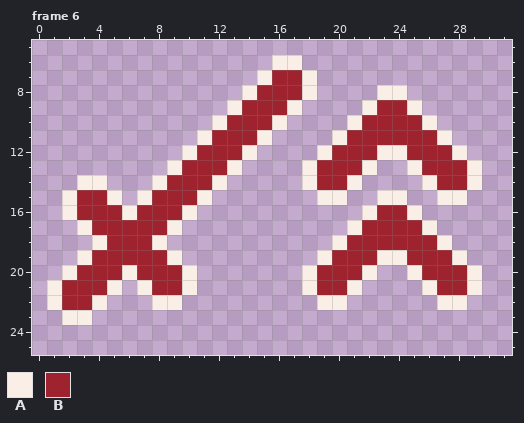
Pixel-art file, stored at Assets/EnemyAttack/Intentions Sprites/Intentions.aseprite. Above: the version before the commit.
32x32 pixels, 10 frames. Shown: frame 6: x 0..31, y 5..25. The commit also changed other frames, which this record leaves out.
Palette (. is transparent): A #faefe6  B #9e232f
Pixels before, frame 6, first column x 1:
 6 ...............AA............
 7 ..............ABBA...........
 8 .............ABBBA....AA.....
 9 ............ABBBA....ABBA....
10 ...........ABBBA....ABBBBA...
11 ..........ABBBA....ABBBBBBA..
12 .........ABBBA....ABBBAABBBA.
13 ........ABBBA....ABBBA..ABBBA
14 ..AA...ABBBA.....ABBA....ABBA
15 .ABBA.ABBBA.......AA..AA..AA.
16 .ABBBABBBA...........ABBA....
17 ..ABBBBBA...........ABBBBA...
18 ...ABBBA...........ABBBBBBA..
19 ..ABBBBBA.........ABBBAABBBA.
20 .ABBBABBBA.......ABBBA..ABBBA
21 ABBBA.ABBA.......ABBA....ABBA
22 ABBA...AA.........AA......AA.
23 .AA..........................
After the commit:
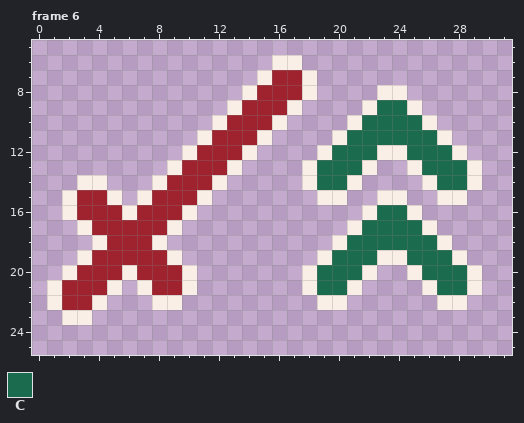
Colours new in this view: C #1b6b4e
Edits made:
Changed rows in their new state; - is an unchanged pixel.
Frame 6:
first column x 19:
 9 ----CC----
10 ---CCCC---
11 --CCCCCC--
12 -CCC--CCC-
13 CCC----CCC
14 CC------CC
16 ----CC----
17 ---CCCC---
18 --CCCCCC--
19 -CCC--CCC-
20 CCC----CCC
21 CC------CC
Boxes around the changes in both pictures, in picture pixels (x1, y1, x2, y2):
changed: (317, 100, 467, 295)
